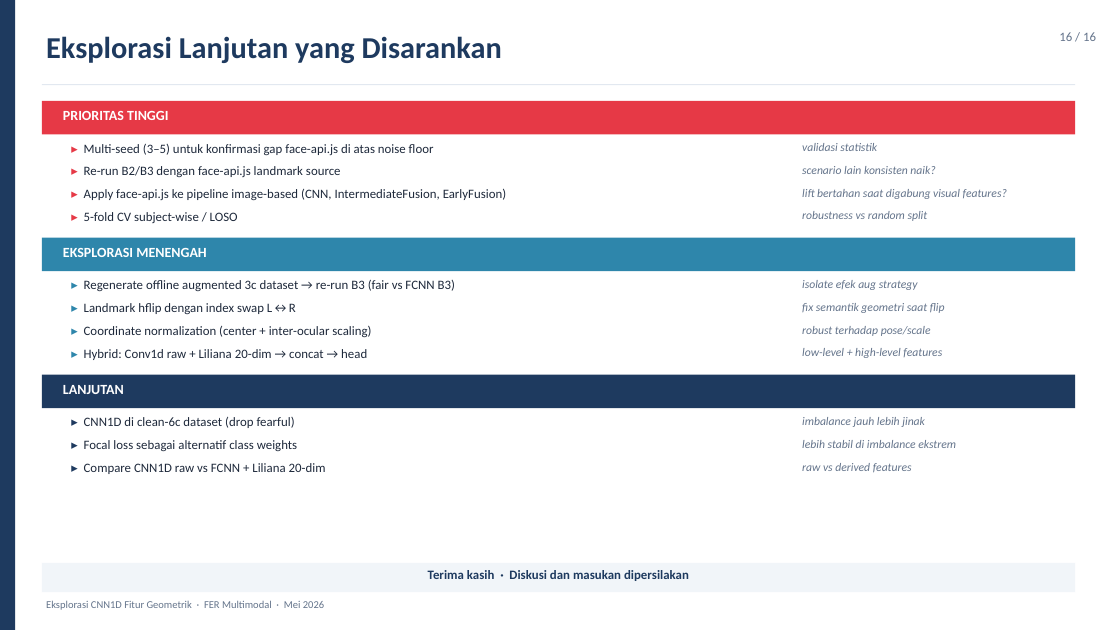
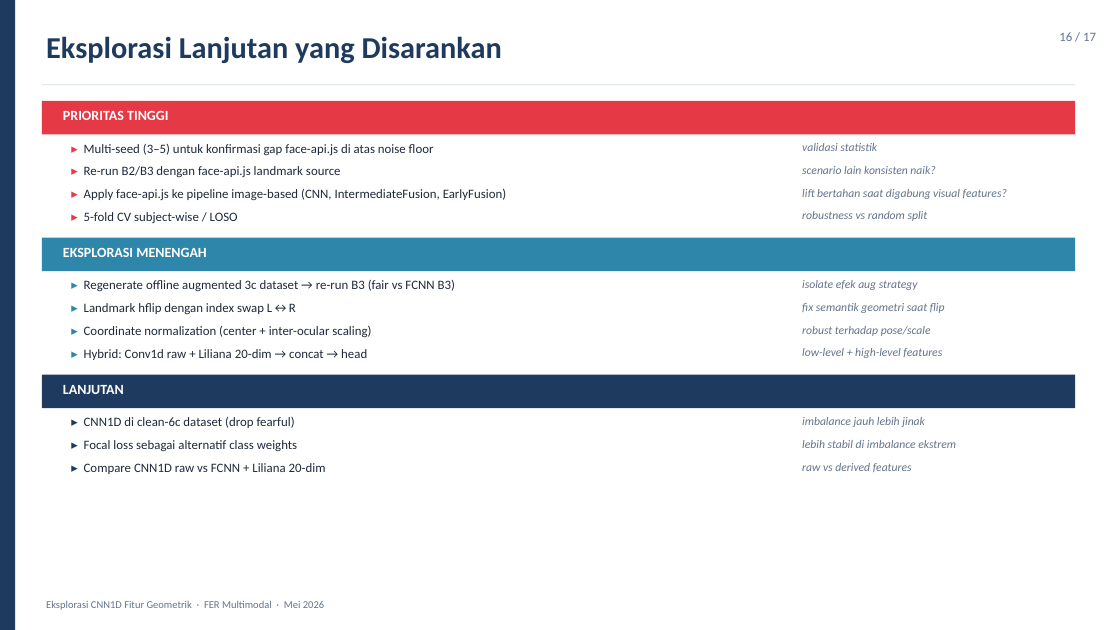
Before and after one commit to taufikhdyt01/MultimodalEmoLearn-CNN-LSTM, a slide deck: slide 16 of docs/cnn1d_geometric_results.pptx. Drawn at 1120x630 pixels with LibreOffice and Linux fonts; fonts in the diff are those of the drawing. Boxes give left, top, right and bottom in pixels: in the first picture for what was removed or moved away, otherwise in the second. Text is boxed around its words. In the diff, an @@ line names an element or a change of style, - is before the commit and + after.

```diff
--- a/docs/cnn1d_geometric_results.pptx
+++ b/docs/cnn1d_geometric_results.pptx
@@ text at (1059, 32, 1096, 41): text changed @@
-16 / 16
+16 / 17
@@ rectangle removed at (42, 563, 1075, 592) @@
@@ text removed at (428, 570, 689, 581) @@
-Terima kasih · Diskusi dan masukan dipersilakan
```
Also in this commit, not shown: 14 other slides changed, 1 slide added.
